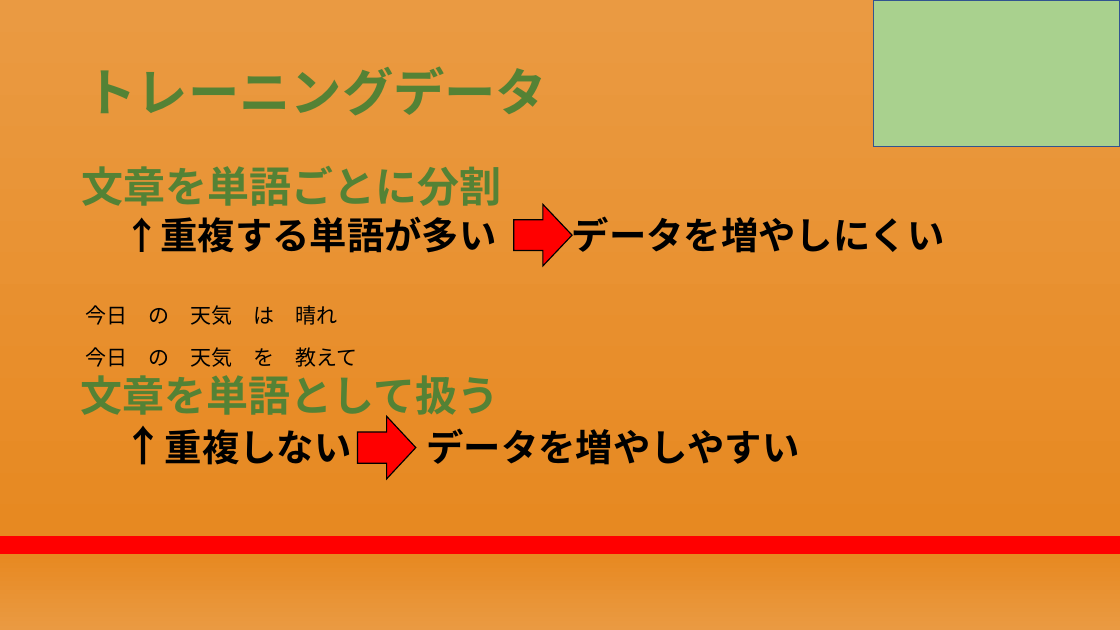
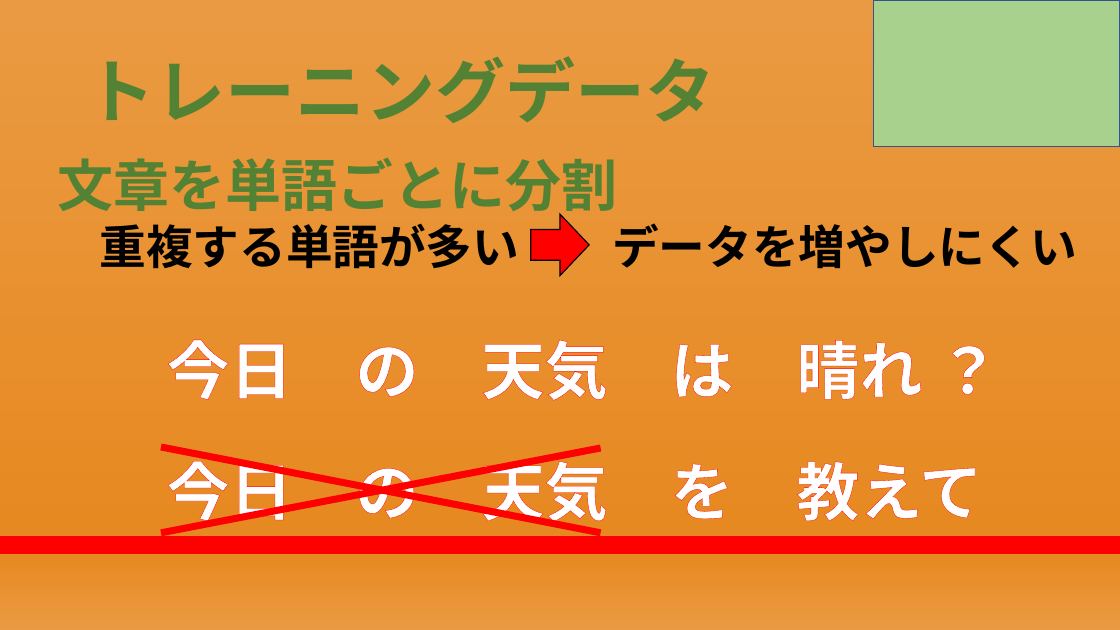
Before and after one commit to RikiishiSuzunosuke/AIspeaker_yosie, a slide deck: slide 17 of presentation/AIスピーカー開発_2.pptx. Drawn at 1120x630 pixels with LibreOffice and Linux fonts; fonts in the diff are those of the drawing. Boxes give left, top, right and bottom in pixels: in the first picture for what was removed or moved away, otherwise in the second. Text is boxed around its words. In the diff, an @@ line names an element or a change of style, - is before the commit and + after.

```diff
--- a/presentation/AIスピーカー開発_2.pptx
+++ b/presentation/AIスピーカー開発_2.pptx
@@ title "トレーニングデータ" at (85,56,715,123): size 44 to 60 pt @@
@@ text "文章を単語ごとに分割": place and size @@
-text "文章を単語ごとに分割" at (81,166,945,253)
+text "文章を単語ごとに分割" at (58,158,1077,269)
@@ text at (58,158,618,220): size 36 to 48 pt in "文章を単語ごとに分割" @@
@@ text at (100,223,1077,269): text changed; size 32 to 40 pt @@
-    ↑重複する単語が多い データを増やしにくい
+    重複する単語が多い データを増やしにくい
@@ up arrow: place and size @@
-up arrow at (514,204,572,266)
+up arrow at (531,214,589,276)
@@ text at (167,339,923,401): text changed; size 18 to 54 pt; text colour #000000 to #FFFFFF; bold on @@
-今日 の 天気 は 晴れ
+今日 の 天気 は 晴れ ？
@@ text removed at (81,375,799,465) @@
-  文章を単語として扱う
-    ↑重複しない データを増やしやすい
@@ up arrow removed at (358,416,415,478) @@
@@ text "今日 の 天気 を 教えて": place and size @@
-text "今日 の 天気 を 教えて" at (85,347,357,367)
+text "今日 の 天気 を 教えて" at (167,451,983,530)
@@ text "今日 の 天気 を 教えて" at (167,451,983,530): size 18 to 54 pt, text colour #000000 to #FFFFFF, letter outline none to #FF0000 1.5 pt, bold on @@
@@ line added from (161, 447) to (601, 533), #FF0000 6 pt @@
@@ line added from (161, 533) to (601, 448), #FF0000 6 pt @@
```
Also in this commit, not shown: 22 other slides changed, 1 slide added, 1 other file.
